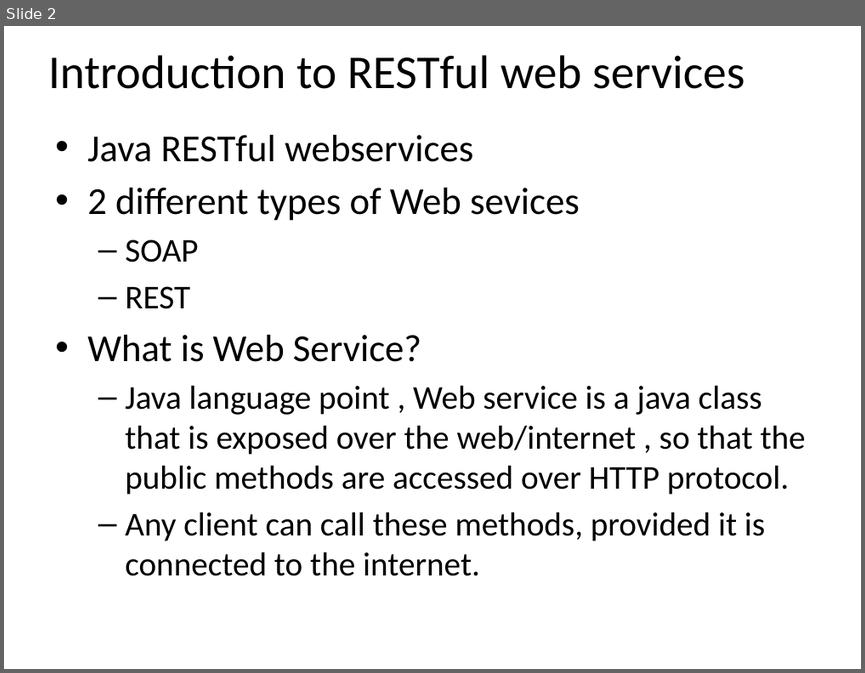
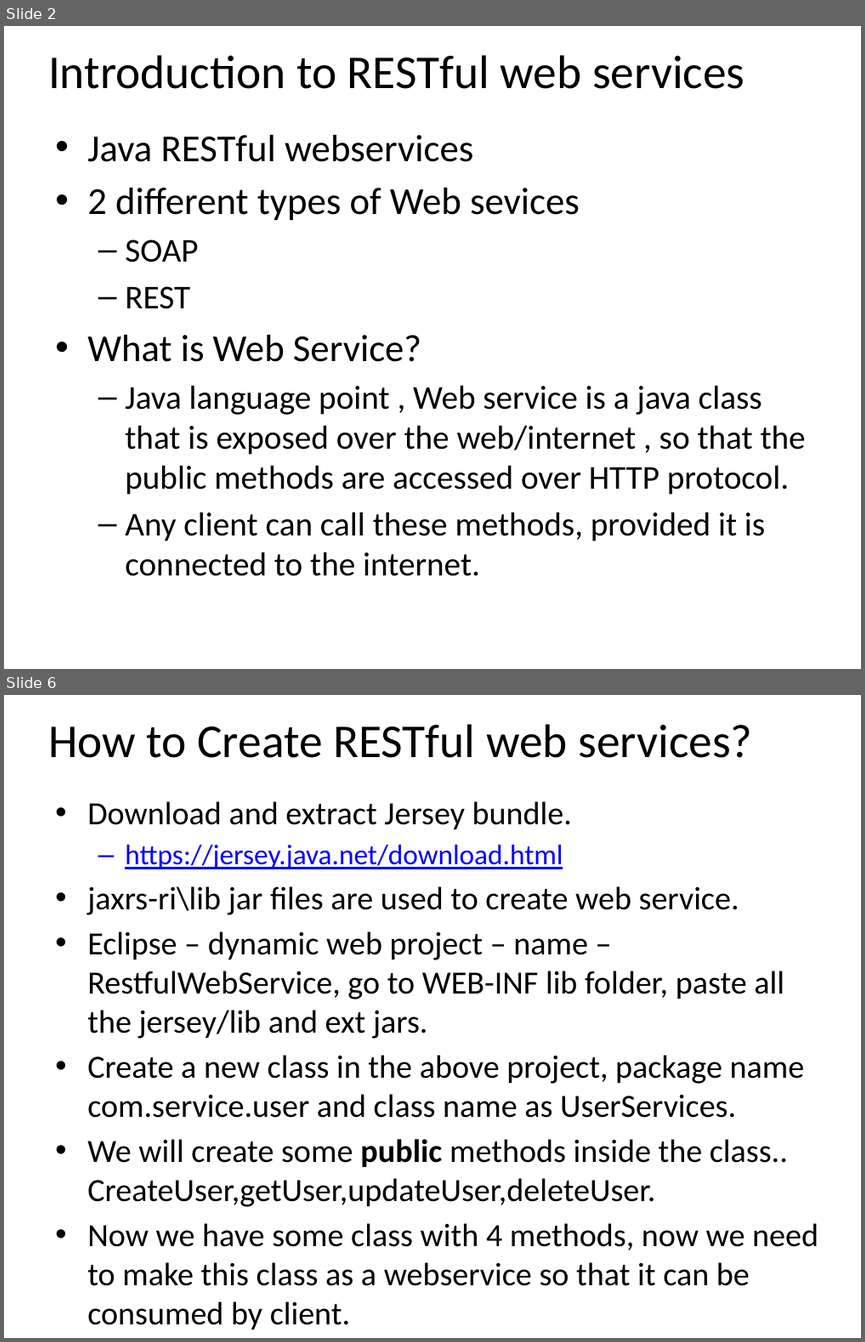
Before and after one commit to email2dorababu/SCALA_Reading, a slide deck: REST/REST_part1.pptx. Shown one above the other, each under a label of ours: slide 2 before the commit, slides 2 and 6 after it; the slides between them are not shown. The pictures are 865x673 and 865x1342 pixels, drawn with LibreOffice and Linux fonts; fonts in the diff are those of the drawing. Boxes give left, top, right and bottom in pixels: in the first picture for what was removed or moved away, otherwise in the second. Text is boxed around its words. In the diff, an @@ line names an element or a change of style, - is before the commit and + after.

```diff
--- a/REST/REST_part1.pptx
+++ b/REST/REST_part1.pptx
@@ slide 6 added at [4,695,861,1338], background #FFFFFF @@
@@ title added at [48,724,752,758], 39.6 pt, text #000000 @@
+How to Create RESTful web services?
@@ text added at [87,801,818,1329], 27.2 pt, text #000000 @@
+• Download and extract Jersey bundle.
+  – https://jersey.java.net/download.html
+• jaxrs-ri\lib jar files are used to create web service.
+• Eclipse – dynamic web project – name – RestfulWebService, go to WEB-INF lib folder, paste all the jersey/lib and ext jars.
+• Create a new class in the above project, package name com.service.user and class name as UserServices.
+• We will create some public methods inside the class.. CreateUser,getUser,updateUser,deleteUser.
+• Now we have some class with 4 methods, now we need to make this class as a webservice so that it can be consumed by client.
```
Also in this commit, not shown: 3 slides changed, 5 other slides added, 34 other files.
